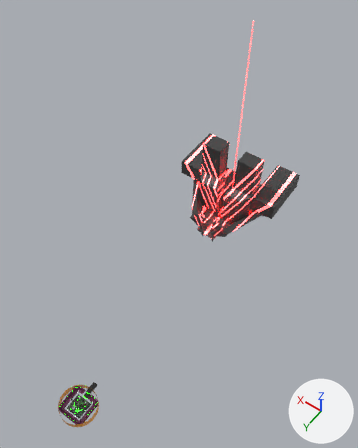
Renders of the glTF model public/assets/world2.glb from each side of a commit.
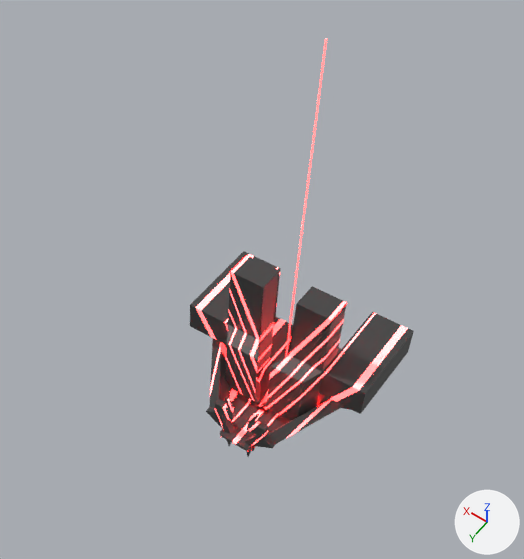
The first picture shows the older version from a camera (50 mm lens) standing at (-523.0, 221.0, 1495.0) and looking at (-27.0, -474.0, 403.0). The close-ups show both versions on the part from 23% to 100% of the width and 0% to 66% of the height of that picture; other places that the commit changed are outside them. Lighting does not change. The marker at lower right points along +X, +Y and +Z. Vertices at the same position are counted once.

Names of what the first close-up shows: 'Col_Cube_coll.019', 'Cylinder'.
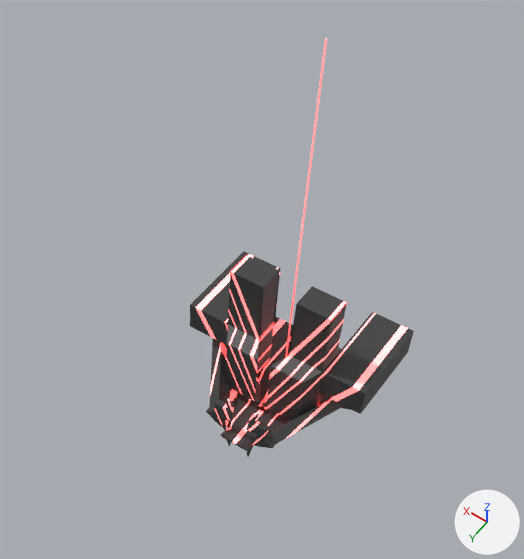
Location of each change, (x1, y1, x2, y2) in pixels of the close-ups (524 x 559 px):
'Col_Cube_coll.019', surface changed, reshaped
    both: (190, 251, 414, 457)
part 1 of me_cube_009, cut back
    before: (211, 358, 278, 457)
    after: (211, 358, 278, 451)

The edits, one by one:
In material 'Material.004' (mat_material_004), emission_strength goes from 12.0 to 2.0.
me_cube_009 is used by ob_col_cube_coll_019; location (0.0, 0.0, 0.0).
me_cube_009 had 955 vertices, 1888 faces and spanned x -180.0..180.0, y -957.0..-665.0, z 75.0..406.0.
me_cube_009 now has 863 vertices, 1705 faces and spans x -180.0..180.0, y -957.0..-665.0, z 75.0..406.0.
me_cube_009 part 1: 2 vertices moved from x -36.0..36.0, y -690.0, z 140.0 to x -39.0..39.0, y -688.0, z 143.0; 103 vertices removed from x -41.0..41.0, y -829.0..-665.0, z 113.0..197.0; 23 vertices added at x -40.0..40.0, y -829.0..-665.0, z 123.0..184.0.
